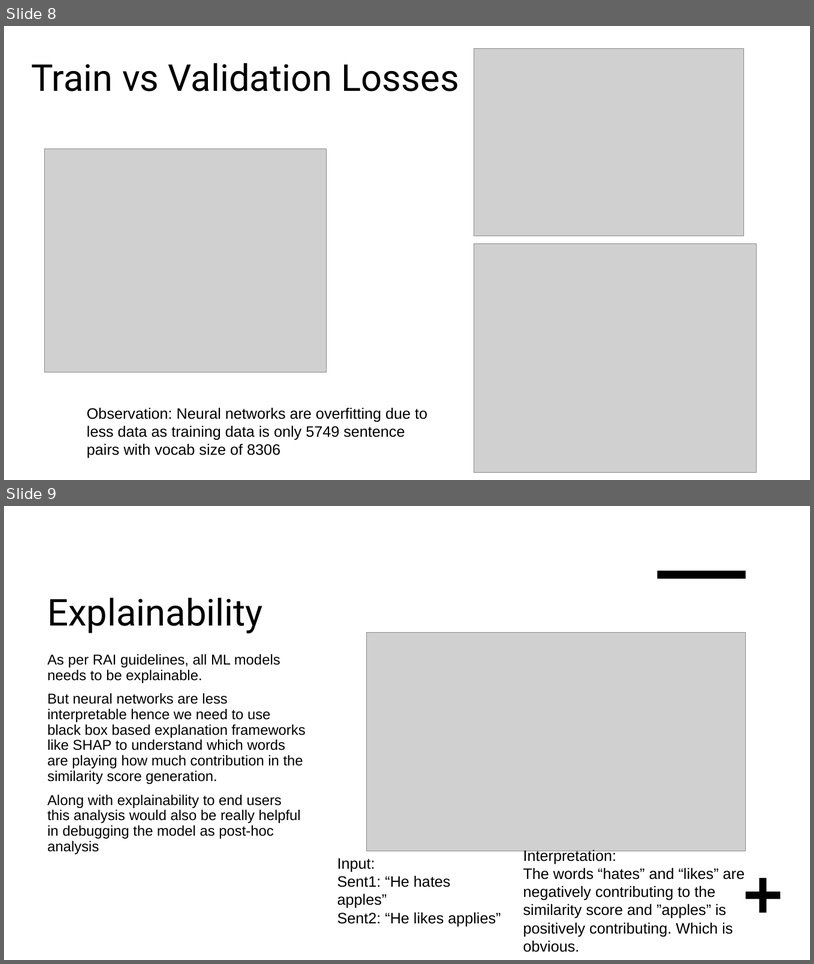
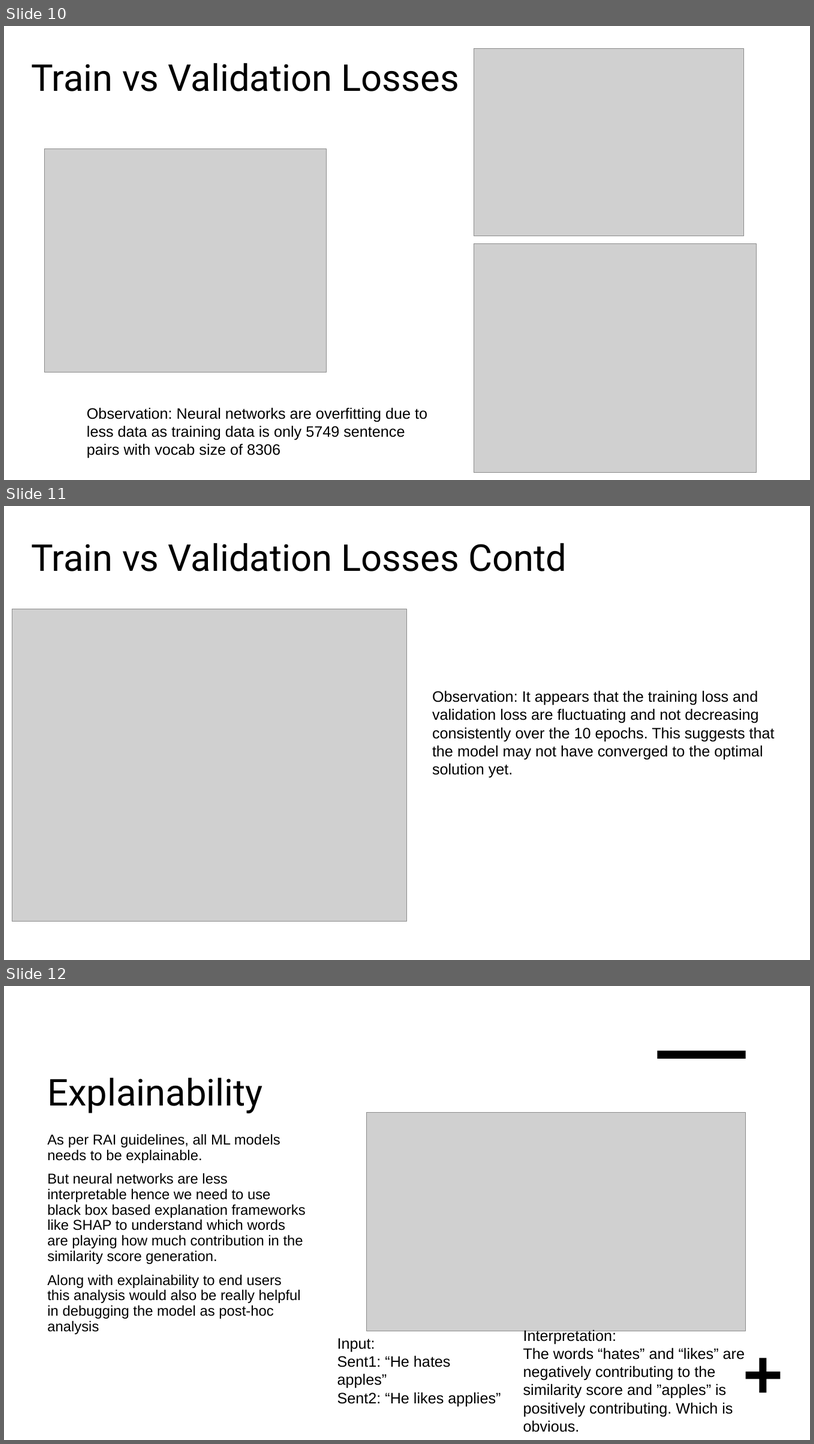
Before and after one commit to tanalpha-aditya/Advanced_Semantic_similarity, a slide deck: 4-final_report.pptx. Shown one above the other, each under a label of ours: slides 8 and 9 before the commit, slides 10, 11 and 12 after it. The pictures are 814x964 and 814x1444 pixels, drawn with LibreOffice and Linux fonts; fonts in the diff are those of the drawing; grey boxes stand for pictures. Boxes give left, top, right and bottom in pixels: in the first picture for what was removed or moved away, otherwise in the second. Text is boxed around its words. In the diff, an @@ line names an element or a change of style, - is before the commit and + after.

```diff
--- a/4-final_report.pptx
+++ b/4-final_report.pptx
@@ slide 11 added at [4,506,810,960], background #FFFFFF @@
@@ title added at [31,543,567,571], 44 pt, text #000000 @@
+Train vs Validation Losses Contd
@@ picture added at [12,609,408,921] @@
@@ text added at [432,690,775,778], 18 pt, text #000000 @@
+Observation: It appears that the training loss and validation loss are fluctuating and not decreasing consistently over the 10 epochs. This suggests that the model may not have converged to the optimal solution yet.
@@ what was slide 8 is now slide 10 @@
@@ what was slide 9 is now slide 12 @@
```
Also in this commit, not shown: 6 slides changed, 2 other slides added, 6 other files.
